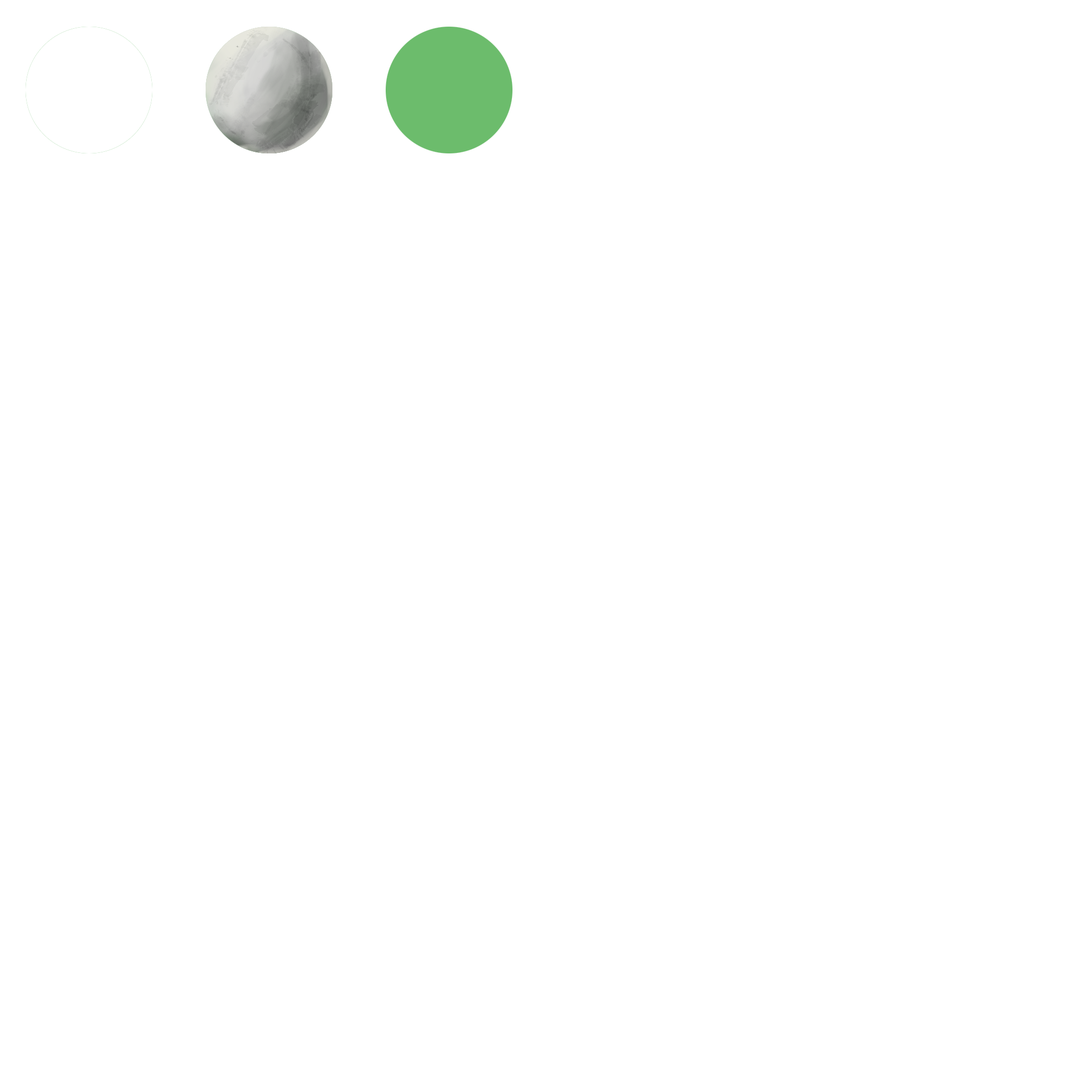
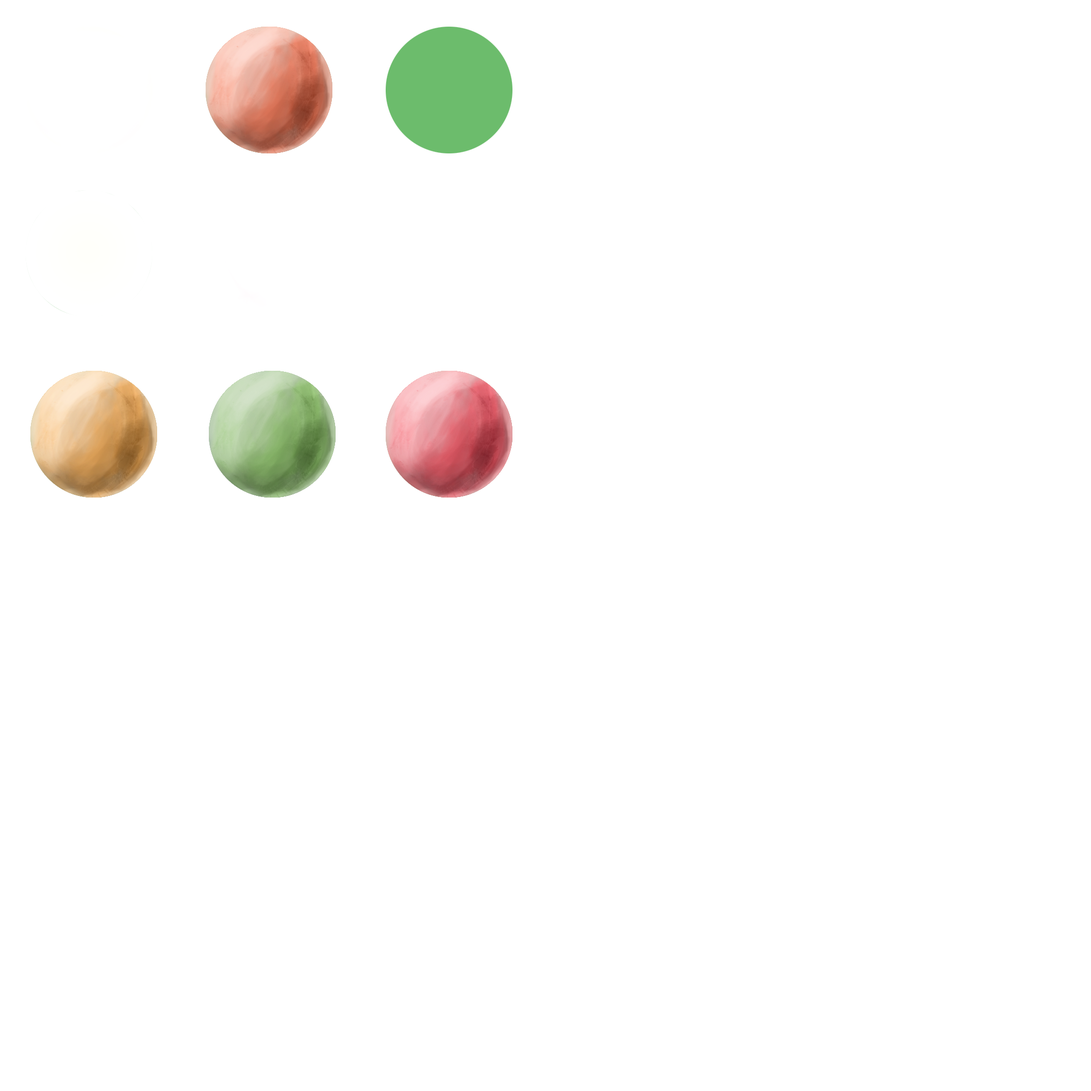
Layer changes from the first 1091x1091 image to the second:
added layer "Layer 6" above "circle" over [25, 190, 153, 315]
added group "Planets" with 8 layers above "selection highlight" over [30, 26, 513, 498]
added group "planet copy 3" with 1 layers in group "Planets" over [385, 370, 513, 498]
added layer "Layer 3" (1st of 4, in "Planets" › "planet copy 3") in group "planet copy 3" over [385, 370, 513, 498]
added group "planet copy 2" with 1 layers in group "Planets" over [208, 370, 336, 498]
added layer "Layer 3" (2nd of 4, in "Planets" › "planet copy 2") in group "planet copy 2" over [208, 370, 336, 498]
added group "planet copy" with 1 layers in group "Planets" over [30, 370, 158, 498]
added layer "Layer 3" (3rd of 4, in "Planets" › "planet copy") in group "planet copy" over [30, 370, 158, 498]
added group "planet" with 1 layers in group "Planets" over [205, 26, 333, 154]
moved "Layer 3" (4th of 4, in "Planets" › "planet") into group "planet", painted on it over [205, 26, 333, 154]
added group "selection highlight" (1st of 2) with 2 layers above "selection" over [243, 291, 254, 299]
added layer "Layer 7" in group "selection highlight" over [243, 291, 254, 299]
added group "selection" (1st of 2) with 2 layers above "Layer 4" over [25, 26, 153, 154]
added layer "Layer 5" in group "selection" over [25, 26, 153, 154]
renamed "Layer 1" to "selection", opacity 100% → 0%, moved it into group "selection", painted on it over [25, 26, 153, 154]
renamed "Layer 1 copy" to "Layer 4", hid it, painted on it over [25, 26, 513, 498]
